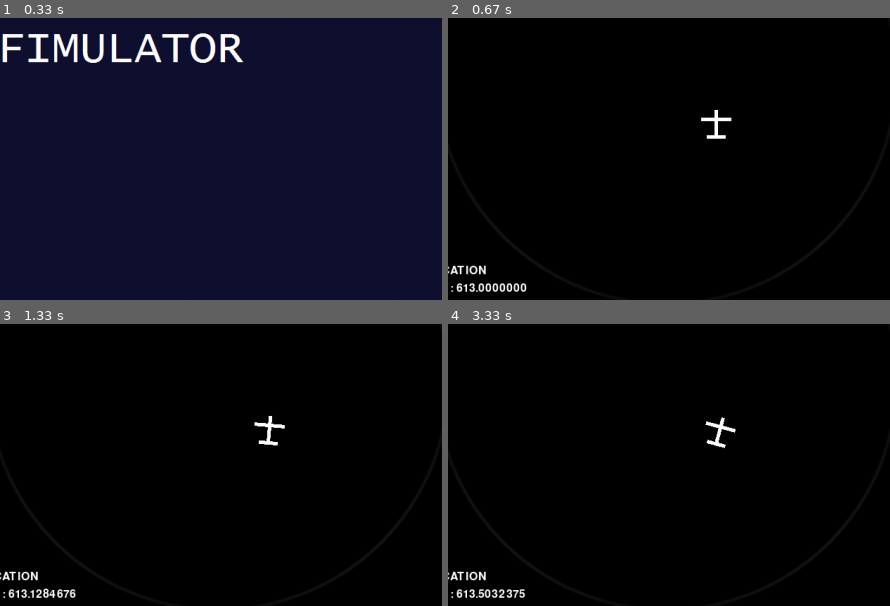
Above: before the commit, frames 1-4 (two rows, left to right).
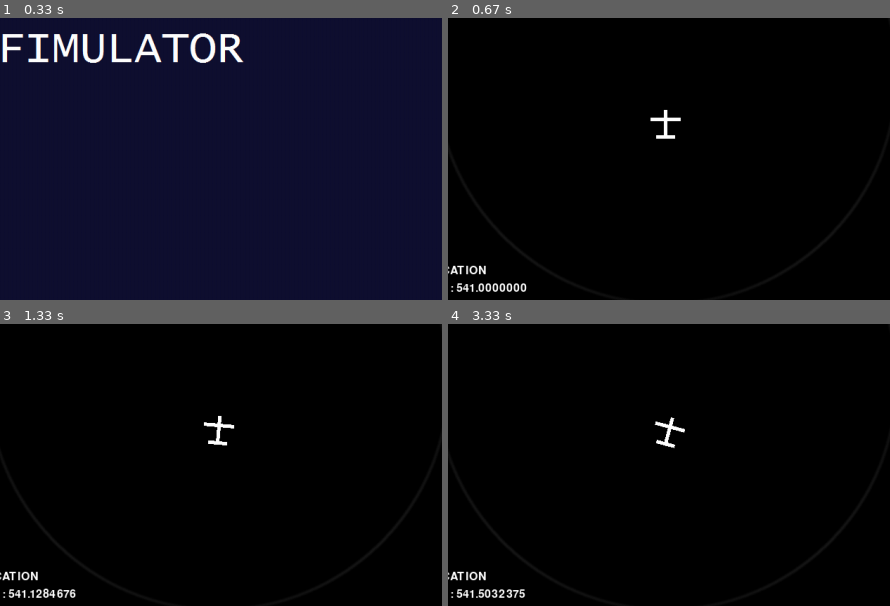
Above: after the commit, the same moments.

Repository: haofoss/slight-fimulator
Game: pygame game, started from main.py
Same seed, same stepped clock (60 frames per second), same inputs: the game is played once before the commit and once after it. The source is Python 2; it was converted automatically to run under Python 3.
Inputs (mouse positions are % of the whole screen's width and height, from its top left):
- Up to frame 1 (0.33 s): no input
- Up to frame 2 (0.67 s): click (50, 56) at 0.38 s
- Up to frame 3 (1.33 s): tap Z at 0.67, 1.07 s; hold Right from 1 s (still down)
- Up to frame 4 (3.33 s): tap Z at 1.37, 1.57, 1.95, 2.45, 3.08 s; release Right at 1.47 s; hold Up 1.5-1.85 s; hold Right 1.88-2.35 s; hold Left 2.38-2.98 s; hold Down from 3.02 s (still down)
The pictures show only the part of the screen within x 47-97%, y 35-85%; the shares and areas given below are measured in that part.

Frame 1 is identical in both runs. In frame 2, 0.6% of the frame differs, in the area x 1-65%, y 32-98%; in frame 3, 0.6%; in frame 4, 0.6%.

Commit message:
Update main.py

Diff:
--- a/main.py
+++ b/main.py
@@ -45,7 +45,7 @@
 
 __author__ = "Hao Tian"
 __credits__ = ["Adrien Hopkins"]
-__version__ = "1.0.2"
+__version__ = "1.0.3"
 # Modified 2017-06-16 Hao Tian
 # Modified 2017-07-12 Adrien Hopkins
 
@@ -321,7 +321,7 @@
 navmarker = pygame.image.load("%s/Images/navmarker.png" % PATH)
 objectivemarker = pygame.image.load("%s/Images/objectivemarker.png" % PATH)
 
-x = 963.0 # x = 891 for center
+x = 891.0 # x = 891 for center
 y = 430.0
 
 
